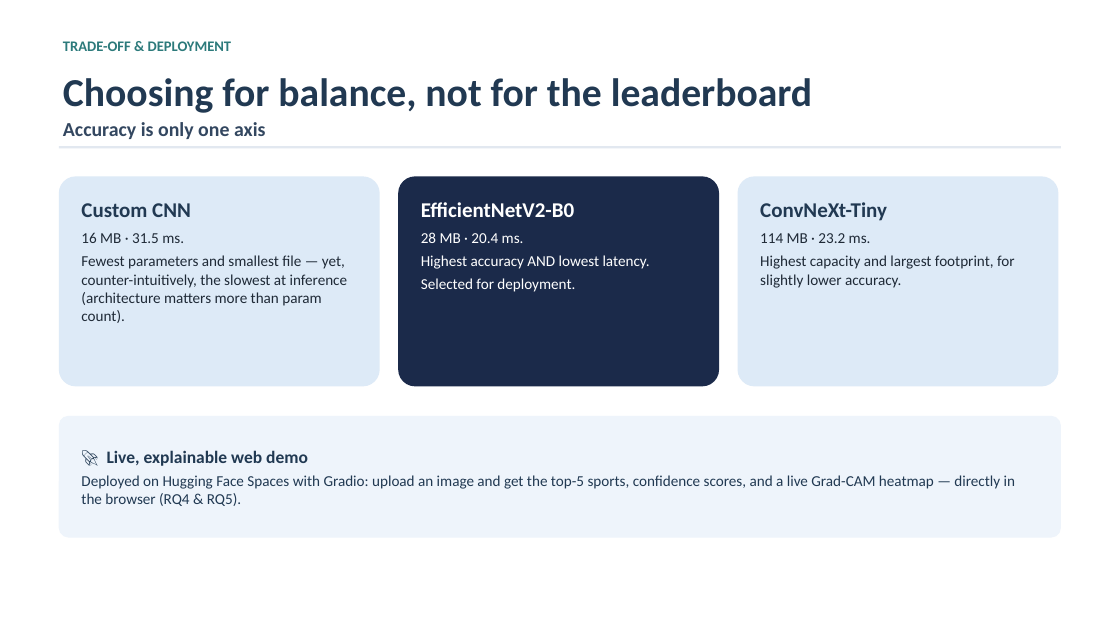
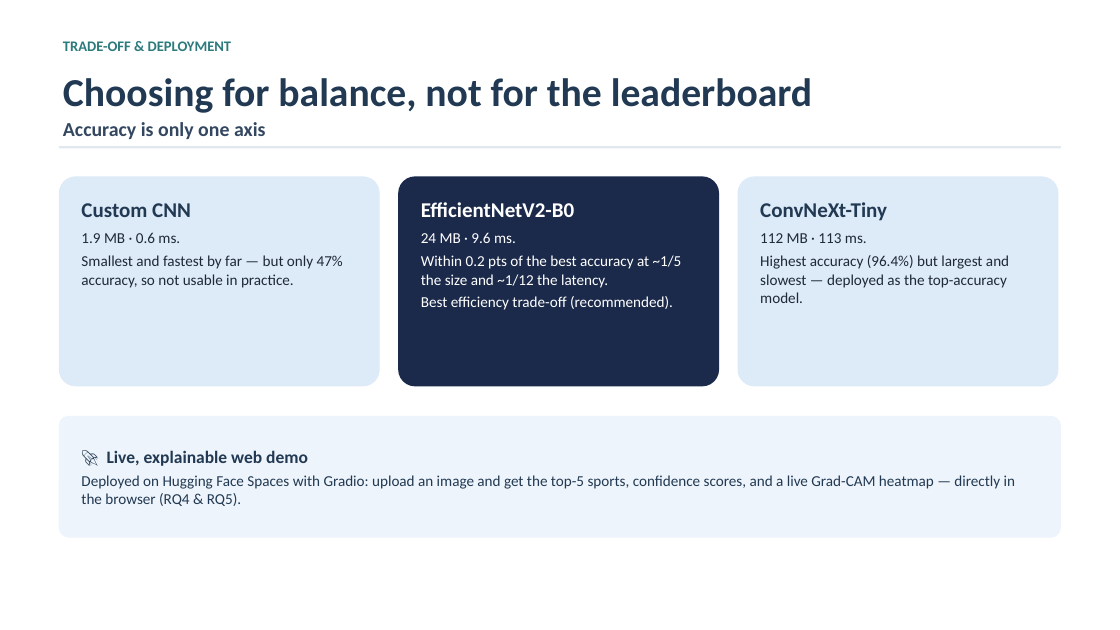
Before and after one commit to ATTezel/explainable-sports-classification, a slide deck: slide 11 of slides/sports_cnn_presentation.pptx. Drawn at 1120x630 pixels with LibreOffice and Linux fonts; fonts in the diff are those of the drawing. Boxes give left, top, right and bottom in pixels: in the first picture for what was removed or moved away, otherwise in the second. Text is boxed around its words. In the diff, an @@ line names an element or a change of style, - is before the commit and + after.

```diff
--- a/slides/sports_cnn_presentation.pptx
+++ b/slides/sports_cnn_presentation.pptx
@@ text at (81, 232, 343, 288): text changed @@
-16 MB · 31.5 ms.
-Fewest parameters and smallest file — yet, counter-intuitively, the slowest at inference (architecture matters more than param count).
+1.9 MB · 0.6 ms.
+Smallest and fastest by far — but only 47% accuracy, so not usable in practice.
@@ text at (421, 232, 682, 310): text changed @@
-28 MB · 20.4 ms.
-Highest accuracy AND lowest latency.
-Selected for deployment.
+24 MB · 9.6 ms.
+Within 0.2 pts of the best accuracy at ~1/5 the size and ~1/12 the latency.
+Best efficiency trade-off (recommended).
@@ text at (760, 233, 1009, 303): text changed @@
-114 MB · 23.2 ms.
-Highest capacity and largest footprint, for slightly lower accuracy.
+112 MB · 113 ms.
+Highest accuracy (96.4%) but largest and slowest — deployed as the top-accuracy model.
```
Also in this commit, not shown: 7 other slides changed, 17 other files.
